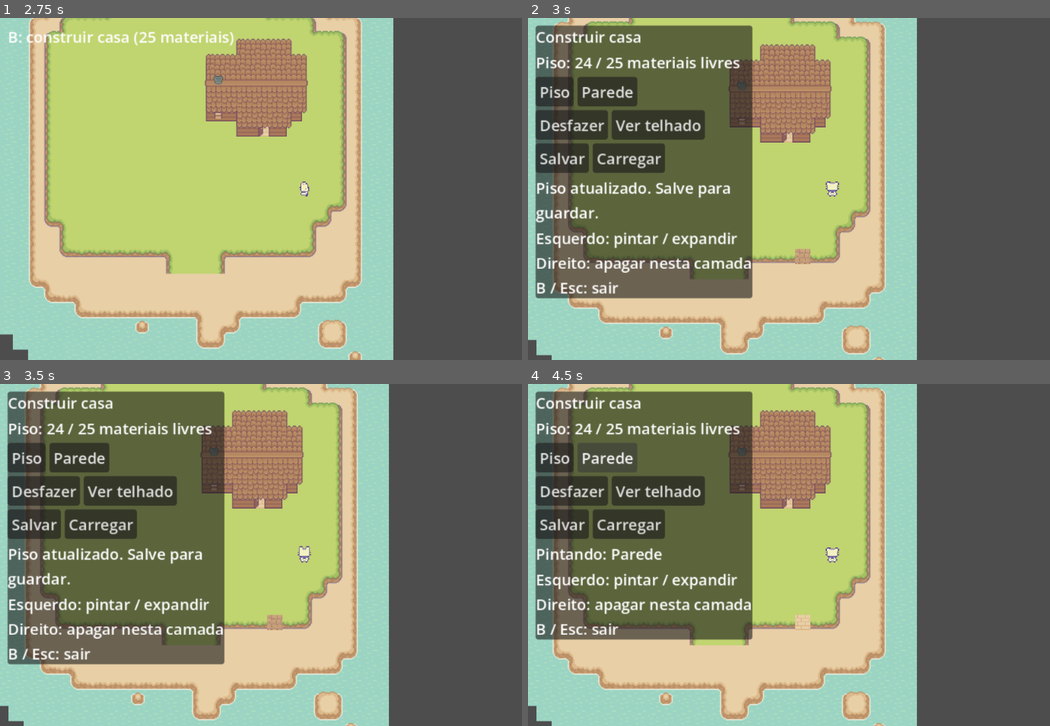
Above: before the commit, frames 1-4 (two rows, left to right).
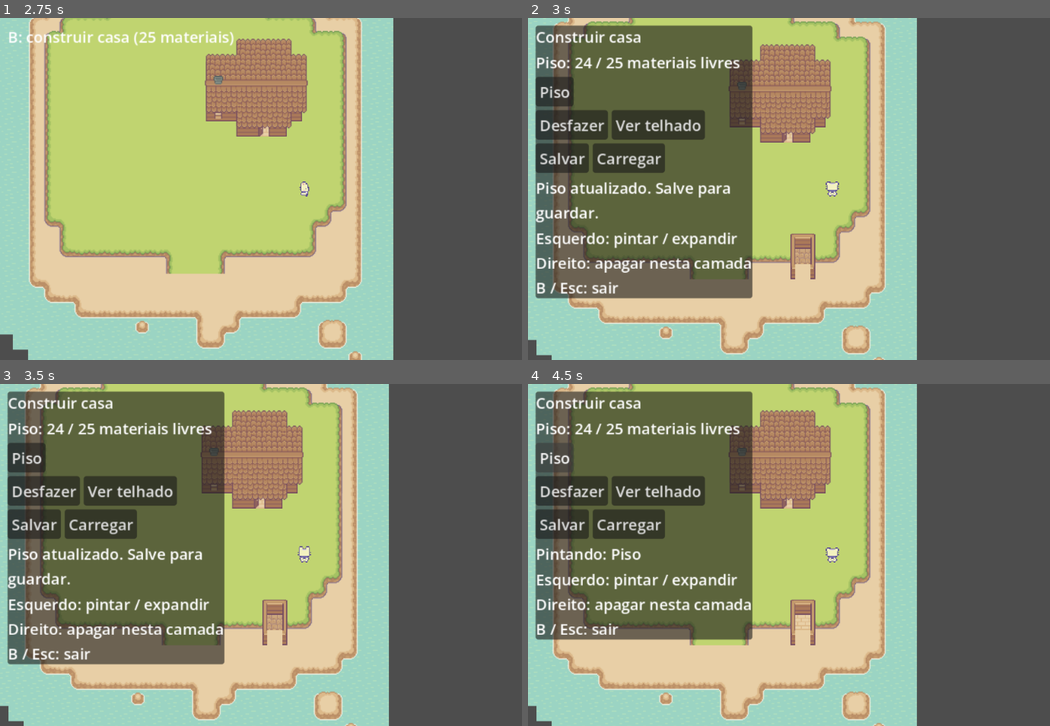
Above: after the commit, the same moments.

Repository: HelioConde/Slime-Harvest
Game: Godot game, scene res://scenes/world/world2.tscn
The game is run twice, just before and just after one commit, with the same random seed, the same clock (stepped at 60 frames per second) and the same inputs. This scene is started directly instead of the project's main scene.
Inputs (mouse positions are in pixels of both pictures, inside the frame that each line leads up to):
- Up to frame 1 (2.75 s): tap Enter at 0.5 s; move the mouse to (438, 171) at 0.52 s; hold D (move_right) 0.53-1.28 s; tap E (interact) at 0.6 s; click (438, 171) at 0.67 s; move the mouse to (182, 206) at 1.27 s; hold S (move_down) 1.28-2.03 s; tap Shift (run) at 1.35 s; move the mouse to (365, 113) at 2.02 s; hold D (move_right) from 2.03 s (still down); tap F (use_tool) at 2.1 s
- Up to frame 2 (3 s): move the mouse to (799, 257) at 2.77 s; release D (move_right) at 2.78 s; hold W (move_up) from 2.78 s (still down); tap B at 2.85 s; click (799, 257) at 2.92 s
- Up to frame 3 (3.5 s): keep holding W (move_up)
- Up to frame 4 (4.5 s): release W (move_up) at 3.5 s; click "Piso" at 3.5 s; click "Parede" (after the commit: "Piso") at 4.25 s

Frame 1 is identical in both runs. In frame 2, 1.3% of the frame differs, in the area x 9-56%, y 17-77%; in frame 3, 1.3%; in frame 4, 1.4%.

Commit message:
Gera paredes automaticamente ao redor do piso com entrada frontal

Diff:
--- a/scripts/building/house_builder.gd
+++ b/scripts/building/house_builder.gd
@@ -119,7 +119,7 @@
 	box.add_child(balance)
 	var brushes := HBoxContainer.new()
 	box.add_child(brushes)
-	for name in ["Piso", "Parede"]:
+	for name in ["Piso"]:
 		_button(brushes, name, _select_brush.bind(name))
 	var tools := HBoxContainer.new()
 	box.add_child(tools)
@@ -132,7 +132,7 @@
 	status = Label.new()
 	status.custom_minimum_size.x = 210
 	status.autowrap_mode = TextServer.AUTOWRAP_WORD_SMART
-	status.text = "Pinte piso e paredes; telhado automático."
+	status.text = "Pinte o piso; paredes e telhado automáticos."
 	box.add_child(status)
 	var help := Label.new()
 	help.text = "Esquerdo: pintar / expandir\nDireito: apagar nesta camada\nB / Esc: sair"
@@ -299,23 +299,31 @@
 	return Vector2i(x, y)
 
 func _rebuild() -> void:
-	# Remove orphan pieces when shrinking the floor or loading an old test.
-	for cell in wall_cells.keys():
-		if footprint.has(cell) or not _supported(cell, "Parede"):
-			wall_cells.erase(cell)
-	# Close only diagonal wall junctions, leaving straight entrance gaps open.
-	var junctions: Dictionary = {}
-	for wall in wall_cells:
-		for direction in DIRECTIONS:
-			var cell: Vector2i = wall + direction
-			if wall_cells.has(cell) or footprint.has(cell) or not _supported(cell, "Parede"):
-				continue
-			var horizontal := wall_cells.has(cell + Vector2i.LEFT) or wall_cells.has(cell + Vector2i.RIGHT)
-			var vertical := wall_cells.has(cell + Vector2i.UP) or wall_cells.has(cell + Vector2i.DOWN)
-			if horizontal and vertical:
-				junctions[cell] = true
-	for cell in junctions:
-		wall_cells[cell] = true
+	# Generate the exterior ring from the floor, including diagonal corners.
+	wall_cells.clear()
+	for key in footprint:
+		var cell: Vector2i = key
+		for y in range(-1, 2):
+			for x in range(-1, 2):
+				var edge := cell + Vector2i(x, y)
+				if not footprint.has(edge):
+					wall_cells[edge] = true
+	# One front entrance aligned with the lowest floor row.
+	if not footprint.is_empty():
+		var bottom := -2147483647
+		var mean_x := 0.0
+		for cell in footprint:
+			bottom = maxi(bottom, cell.y)
+			mean_x += cell.x
+		mean_x /= footprint.size()
+		var entrance := Vector2i(2147483647, bottom)
+		var distance := INF
+		for key in footprint:
+			var cell: Vector2i = key
+			if cell.y == bottom and absf(cell.x - mean_x) < distance:
+				entrance = cell
+				distance = absf(cell.x - mean_x)
+		wall_cells.erase(entrance + Vector2i.DOWN)
 	# Coverage is derived; it never needs a roof brush or extra materials.
 	roof_cells = footprint.duplicate()
 	for cell in wall_cells:
@@ -442,7 +450,7 @@
 	if file == null:
 		status.text = "Não foi possível salvar."
 		return
-	file.store_string(JSON.stringify({"version": 2, "floor": _encode_cells(footprint), "walls": _encode_cells(wall_cells), "roof": []}))
+	file.store_string(JSON.stringify({"version": 2, "floor": _encode_cells(footprint), "walls": [], "roof": []}))
 	file.flush()
 	var error := file.get_error()
 	file.close()
